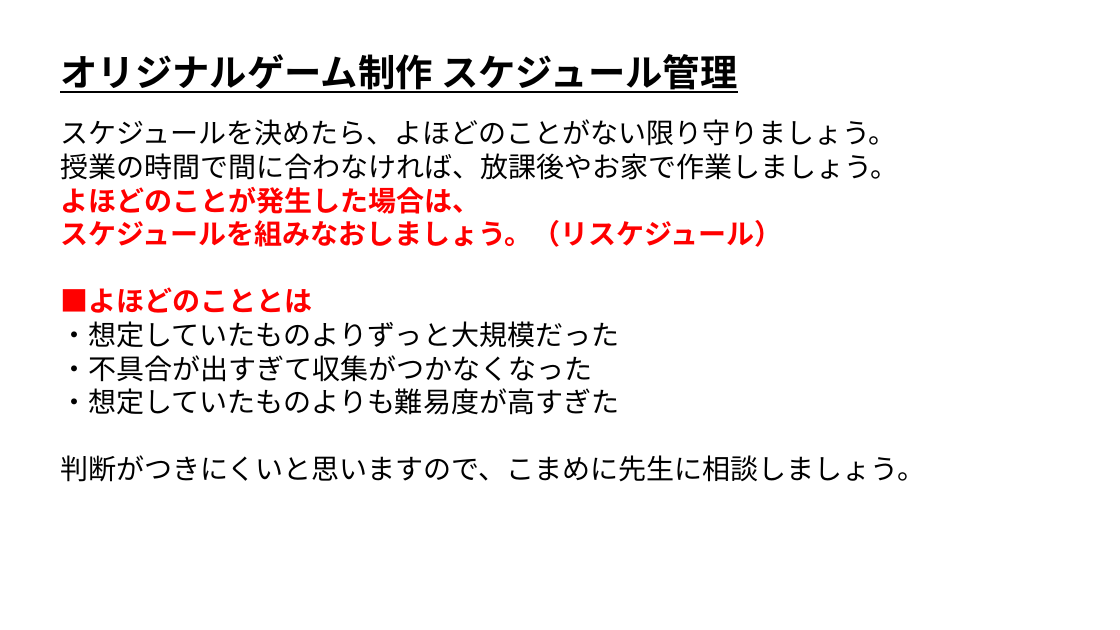
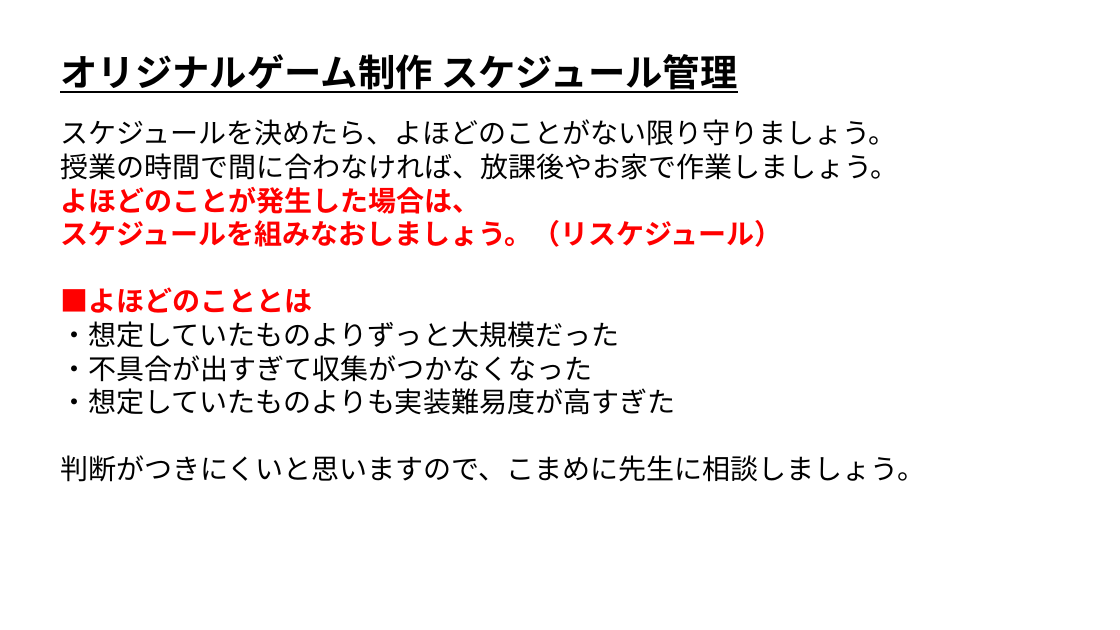
Before and after one commit to ArakiYusuke-Ohara/Textbook, a slide deck: slide 4 of ゲーム科1年/00_前期/ゲームプログラミングⅢ/04_オリジナルゲーム制作.pptx. Drawn at 1120x630 pixels with LibreOffice and Linux fonts; fonts in the diff are those of the drawing. Boxes give left, top, right and bottom in pixels: in the first picture for what was removed or moved away, otherwise in the second. Text is boxed around its words. In the diff, an @@ line names an element or a change of style, - is before the commit and + after.

```diff
--- a/ゲーム科1年/00_前期/ゲームプログラミングⅢ/04_オリジナルゲーム制作.pptx
+++ b/ゲーム科1年/00_前期/ゲームプログラミングⅢ/04_オリジナルゲーム制作.pptx
@@ text at (x1=60, y1=388, x2=675, y2=415): text changed @@
-・想定していたものよりも難易度が高すぎた
+・想定していたものよりも実装難易度が高すぎた
```
Also in this commit, not shown: 27 other files.
